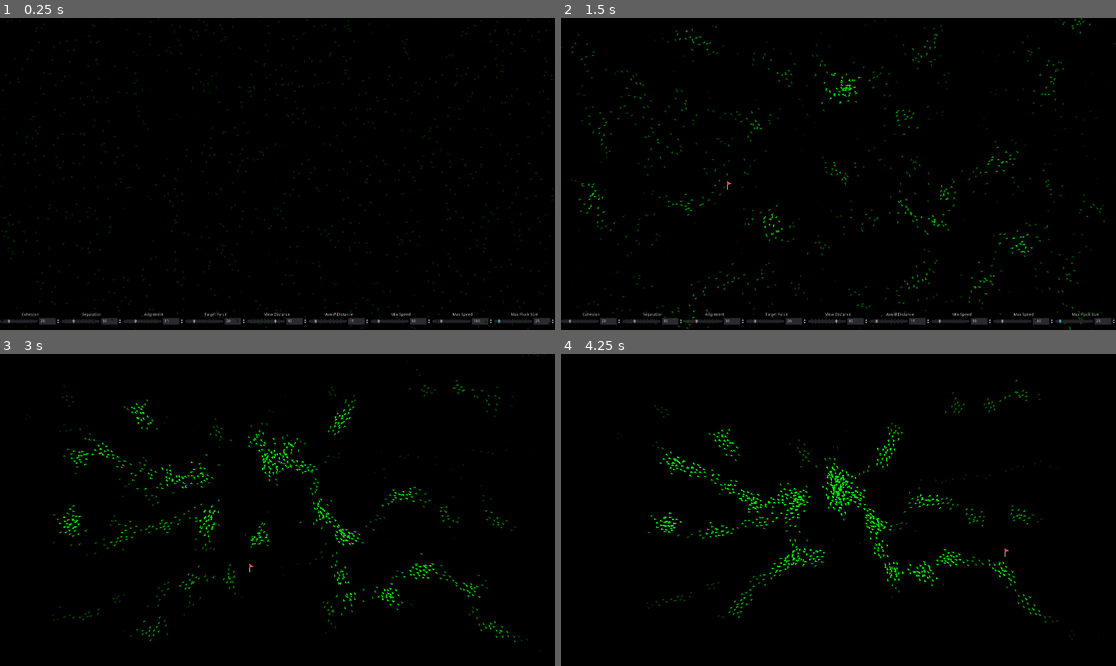
Above: before the commit, frames 1-4 (two rows, left to right).
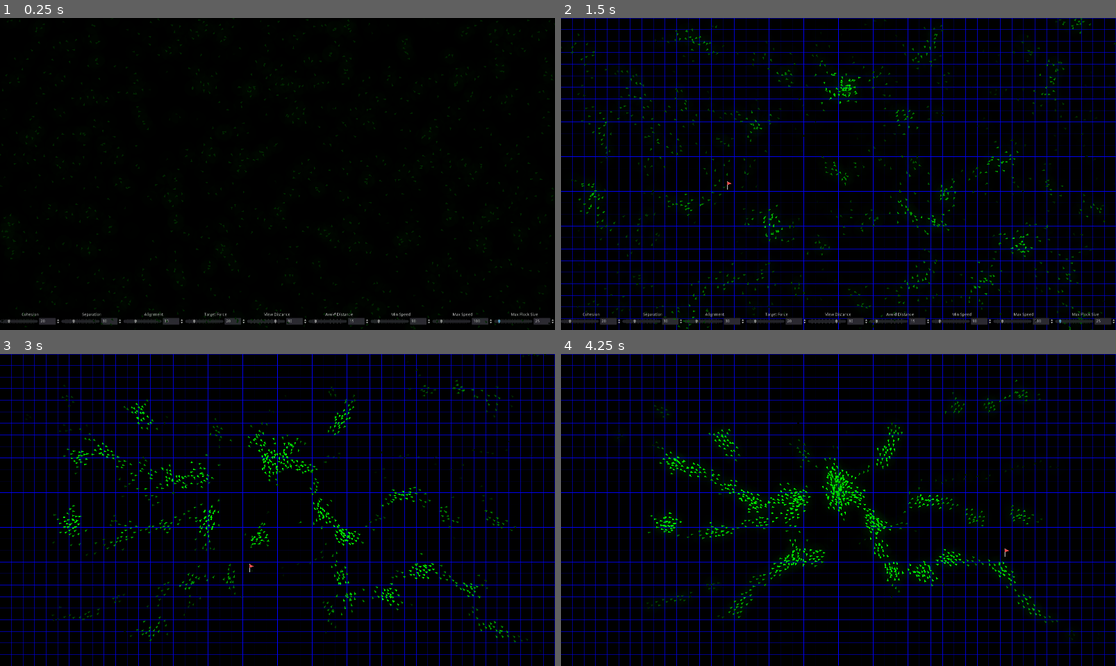
Above: after the commit, the same moments.

Repository: kyrick/godot-boids-acceleration-structure
Game: Godot game, scene res://Levels/RandomSpawn/RandomSpawn.tscn
Same seed, same stepped clock (60 frames per second), same inputs: the game is played once before the commit and once after it.
Inputs (mouse positions are in pixels of both pictures, inside the frame that each line leads up to):
- Up to frame 1 (0.25 s): no input
- Up to frame 2 (1.5 s): move the mouse to (838, 174) at 0.52 s; tap G (toggle_grid, bound only after the commit) at 0.6 s; click (838, 174) at 0.67 s; tap V (toggle_view_radius, bound only after the commit) at 0.8, 1.35 s; move the mouse to (727, 189) at 1.27 s; click (727, 189) at 1.42 s
- Up to frame 3 (3 s): tap G (toggle_grid, bound only after the commit) at 1.55, 2.85 s; move the mouse to (333, 441) at 2.02 s; tap Space (toggle_controls) at 2.1 s; click (333, 441) at 2.17 s; tap V (toggle_view_radius, bound only after the commit) at 2.3 s; move the mouse to (249, 572) at 2.77 s; click (249, 572) at 2.92 s
- Up to frame 4 (4.25 s): move the mouse to (1005, 556) at 3.52 s; tap V (toggle_view_radius, bound only after the commit) at 3.6 s; click (1005, 556) at 3.67 s

The runs differ from the first frame. In frame 2, 9.9% of the frame differs, in the area x 0-100%, y 0-100%; in frame 3, 10%; in frame 4, 11%.

Commit message:
add a glow around crow boids

Diff:
--- a/Actors/Boid/Boid.gd
+++ b/Actors/Boid/Boid.gd
@@ -12,6 +12,7 @@
 
 onready var screen_size = get_viewport_rect().size
 
+
 var _target: Vector2
 var velocity: Vector2
 var target_follow = false
@@ -25,6 +26,10 @@
 	randomize()
 	velocity = Vector2(rand_range(-1, 1), rand_range(-1, 1)).normalized() * max_speed
 
+
+func _process(delta):
+	#update()
+	pass
 
 func process(delta):
 	position += velocity * delta
--- a/Actors/Crow/Crow.gd
+++ b/Actors/Crow/Crow.gd
@@ -4,6 +4,8 @@
 
 onready var middle_screen = screen_size / 2
 onready var max_distance = screen_size.distance_to(middle_screen)
+
+var show_view_radius: = false
 
 
 func _process(_delta):
@@ -23,3 +25,8 @@
 #							 0,
 #							 distance_highlight,
 #							 flock_highlight)
+
+
+func _unhandled_input(event: InputEvent):
+	if event.is_action_released("toggle_view_radius"):
+		$ViewRadius.visible = not $ViewRadius.visible
--- a/Actors/Crow/Crow.tscn
+++ b/Actors/Crow/Crow.tscn
@@ -1,7 +1,8 @@
-[gd_scene load_steps=3 format=2]
+[gd_scene load_steps=4 format=2]
 
 [ext_resource path="res://Actors/Crow/Crow.gd" type="Script" id=1]
 [ext_resource path="res://Actors/Crow/sprites/arrow3.png" type="Texture" id=2]
+[ext_resource path="res://Actors/Crow/sprites/circle.png" type="Texture" id=3]
 
 [node name="Crow" type="Node2D"]
 script = ExtResource( 1 )
@@ -10,6 +11,11 @@
 }
 avoid_distance = 20.0
 
+[node name="ViewRadius" type="Sprite" parent="."]
+modulate = Color( 0, 0.490196, 0, 0.0117647 )
+scale = Vector2( 0.15, 0.15 )
+texture = ExtResource( 3 )
+
 [node name="Sprite" type="Sprite" parent="."]
 position = Vector2( 1.61354, 2.23908e-13 )
 rotation = 1.5708
--- a/Levels/RandomSpawn/Grid.gd
+++ b/Levels/RandomSpawn/Grid.gd
@@ -17,4 +17,5 @@
 			draw_line(start, end, Color.blue)
 
 func _process(_delta):
-	update()
+	if visible:
+		update()
--- a/Levels/RandomSpawn/RandomSpawn.gd
+++ b/Levels/RandomSpawn/RandomSpawn.gd
@@ -79,3 +79,5 @@
 		$ControlsUI.visible = not $ControlsUI.visible
 	elif event.is_action_released('exit'):
 		get_tree().quit()
+	elif event.is_action_released('toggle_grid'):
+		$Grid.visible = not $Grid.visible
--- a/project.godot
+++ b/project.godot
@@ -44,6 +44,16 @@
 "events": [ Object(InputEventKey,"resource_local_to_scene":false,"resource_name":"","device":0,"alt":false,"shift":false,"control":false,"meta":false,"command":false,"pressed":false,"scancode":16777217,"unicode":0,"echo":false,"script":null)
  ]
 }
+toggle_grid={
+"deadzone": 0.5,
+"events": [ Object(InputEventKey,"resource_local_to_scene":false,"resource_name":"","device":0,"alt":false,"shift":false,"control":false,"meta":false,"command":false,"pressed":false,"scancode":71,"unicode":0,"echo":false,"script":null)
+ ]
+}
+toggle_view_radius={
+"deadzone": 0.5,
+"events": [ Object(InputEventKey,"resource_local_to_scene":false,"resource_name":"","device":0,"alt":false,"shift":false,"control":false,"meta":false,"command":false,"pressed":false,"scancode":86,"unicode":0,"echo":false,"script":null)
+ ]
+}
 
 [physics]
 
Binary file added: Actors/Crow/sprites/circle.png
Not shown, added: Actors/Crow/sprites/circle.png.import
